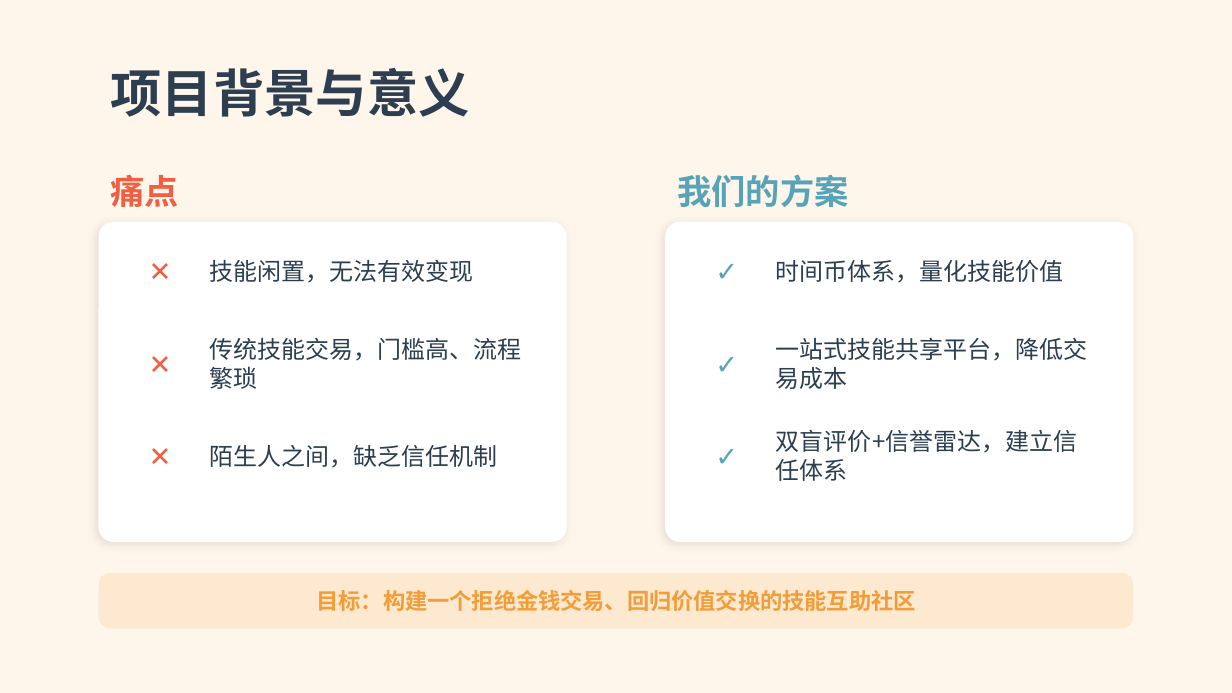
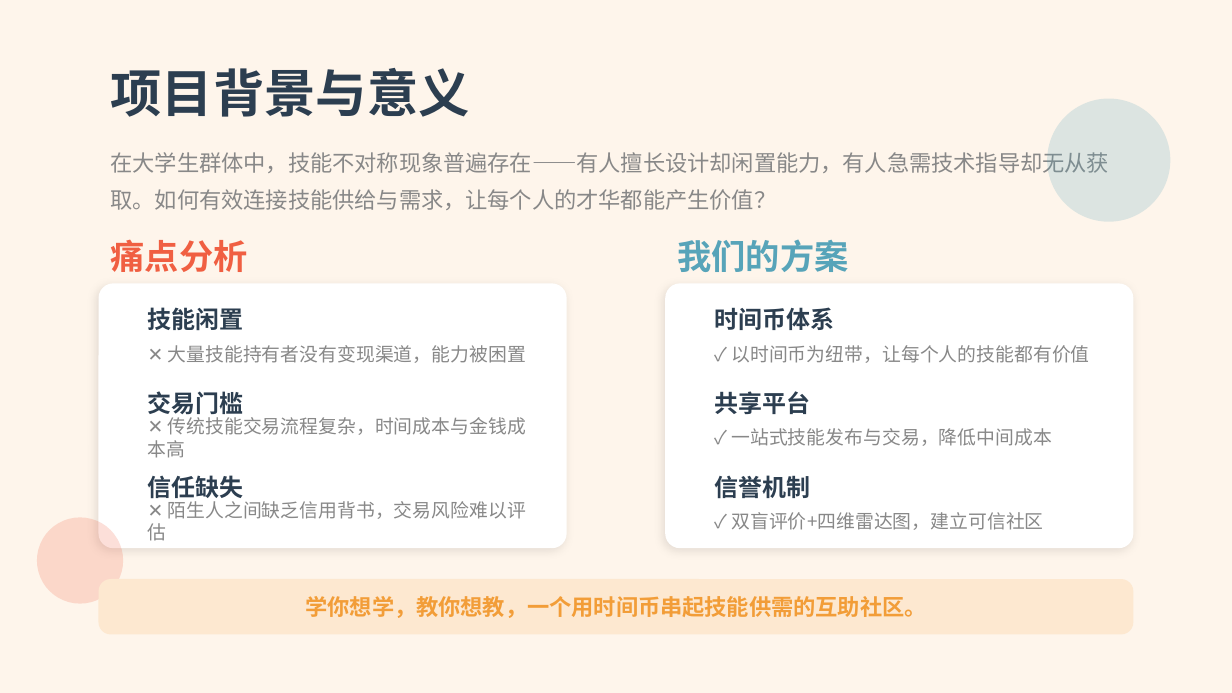
Before and after one commit to yykxyyds/prometheus-skill-time-bank, a slide deck: slide 4 of document/submission/最终项目-5-答辩PPT-第10组.pptx. Drawn at 1232x693 pixels with LibreOffice and Linux fonts; fonts in the diff are those of the drawing. Boxes give left, top, right and bottom in pixels: in the first picture for what was removed or moved away, otherwise in the second. Text is boxed around its words. In the diff, an @@ line names an element or a change of style, - is before the commit and + after.

```diff
--- a/document/submission/最终项目-5-答辩PPT-第10组.pptx
+++ b/document/submission/最终项目-5-答辩PPT-第10组.pptx
@@ ellipse added at bbox=[1047, 99, 1170, 222], fill #57A4B9 at 20% opacity @@
@@ text added at bbox=[111, 152, 1109, 210], 13 pt, text #888888 @@
+在大学生群体中，技能不对称现象普遍存在——有人擅长设计却闲置能力，有人急需技术指导却无从获取。如何有效连接技能供给与需求，让每个人的才华都能产生价值？
@@ text at bbox=[111, 239, 248, 272]: text changed @@
-痛点
+痛点分析
@@ text "我们的方案": place and size @@
-text "我们的方案" at bbox=[677, 174, 848, 207]
+text "我们的方案" at bbox=[677, 239, 848, 272]
@@ text removed at bbox=[136, 246, 185, 296] @@
-✕
@@ text removed at bbox=[702, 246, 752, 296] @@
-✓
@@ rounded rectangle: place and size @@
-rounded rectangle at bbox=[99, 222, 567, 542]
+rounded rectangle at bbox=[99, 283, 567, 548]
@@ rounded rectangle at bbox=[99, 283, 567, 548]: proportions changed @@
@@ rounded rectangle at bbox=[665, 283, 1133, 548]: proportions changed @@
@@ rounded rectangle: place and size @@
-rounded rectangle at bbox=[665, 222, 1133, 542]
+rounded rectangle at bbox=[665, 283, 1133, 548]
@@ text at bbox=[148, 307, 244, 330]: text changed; bold on @@
-技能闲置，无法有效变现
+技能闲置
@@ text at bbox=[714, 307, 834, 330]: text changed; bold on @@
-时间币体系，量化技能价值
+时间币体系
@@ text removed at bbox=[136, 339, 185, 388] @@
-✕
@@ text added at bbox=[168, 345, 526, 363], 11 pt, text #888888 @@
+✕ 大量技能持有者没有变现渠道，能力被困置
@@ text removed at bbox=[702, 339, 752, 388] @@
-✓
@@ text added at bbox=[731, 345, 1089, 363], 11 pt, text #888888 @@
+✓ 以时间币为纽带，让每个人的技能都有价值
@@ text at bbox=[148, 391, 244, 419]: text changed; bold on @@
-传统技能交易，门槛高、流程繁琐
+交易门槛
@@ text added at bbox=[148, 417, 526, 458], 11 pt, text #888888 @@
+✕ 传统技能交易流程复杂，时间成本与金钱成本高
@@ text at bbox=[714, 391, 810, 414]: text changed; bold on @@
-一站式技能共享平台，降低交易成本
+共享平台
@@ text removed at bbox=[136, 431, 185, 480] @@
-✕
@@ text removed at bbox=[702, 431, 752, 480] @@
-✓
@@ text added at bbox=[731, 428, 1052, 446], 11 pt, text #888888 @@
+✓ 一站式技能发布与交易，降低中间成本
@@ text at bbox=[148, 475, 244, 502]: text changed; bold on @@
-陌生人之间，缺乏信任机制
+信任缺失
@@ text at bbox=[714, 475, 810, 498]: text changed; bold on @@
-双盲评价+信誉雷达，建立信任体系
+信誉机制
@@ text added at bbox=[148, 497, 526, 541], 11 pt, text #888888 @@
+✕ 陌生人之间缺乏信用背书，交易风险难以评估
@@ ellipse added at bbox=[37, 517, 123, 604], fill #F05F42 at 20% opacity @@
@@ text added at bbox=[731, 512, 1043, 530], 11 pt, text #888888 @@
+✓ 双盲评价+四维雷达图，建立可信社区
@@ rounded rectangle: place and size @@
-rounded rectangle at bbox=[99, 573, 1133, 628]
+rounded rectangle at bbox=[99, 579, 1133, 634]
@@ text at bbox=[305, 596, 926, 618]: text changed @@
-目标：构建一个拒绝金钱交易、回归价值交换的技能互助社区
+学你想学，教你想教，一个用时间币串起技能供需的互助社区。
```
Also in this commit, not shown: 7 other slides changed, 18 other files.
